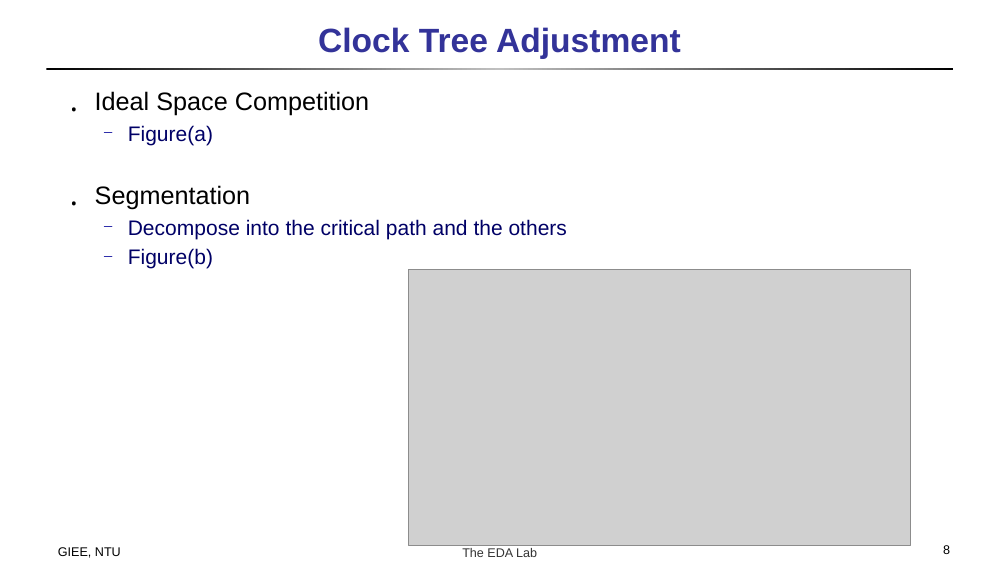
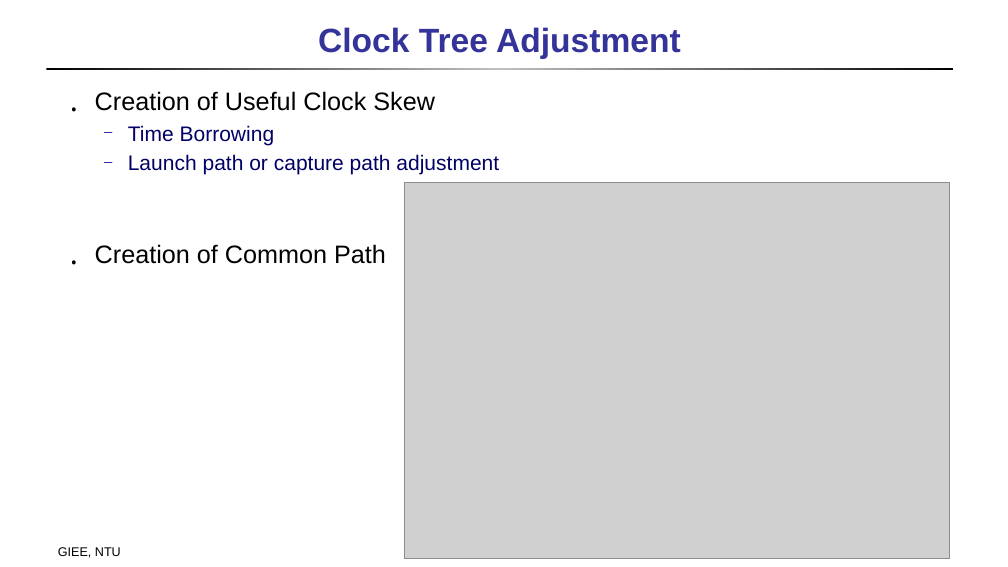
Before and after one commit to doctry/paper, a slide deck: slide 8 of incremental placement routing/Incremental Timing-Driven Placement With Approximated Signoff Wire Delay and Regression-Based Cell Delay.pptx. Drawn at 1008x567 pixels with LibreOffice and Linux fonts; fonts in the diff are those of the drawing; grey boxes stand for pictures. Boxes give left, top, right and bottom in pixels: in the first picture for what was removed or moved away, otherwise in the second. Text is boxed around its words. In the diff, an @@ line names an element or a change of style, - is before the commit and + after.

```diff
--- a/incremental placement routing/Incremental Timing-Driven Placement With Approximated Signoff Wire Delay and Regression-Based Cell Delay.pptx
+++ b/incremental placement routing/Incremental Timing-Driven Placement With Approximated Signoff Wire Delay and Regression-Based Cell Delay.pptx
@@ text at (x1=95, y1=91, x2=499, y2=264): text changed @@
-․ Ideal Space Competition
-  ─ Figure(a)
-․ Segmentation
-  ─ Decompose into the critical path and the others
-  ─ Figure(b)
+․ Creation of Useful Clock Skew
+  ─ Time Borrowing
+  ─ Launch path or capture path adjustment
+․ Creation of Common Path
@@ picture resized from (x1=409, y1=269, x2=910, y2=545) to (x1=405, y1=182, x2=950, y2=558) @@
```
Also in this commit, not shown: 3 other slides changed, 2 slides added, 3 slides removed.
